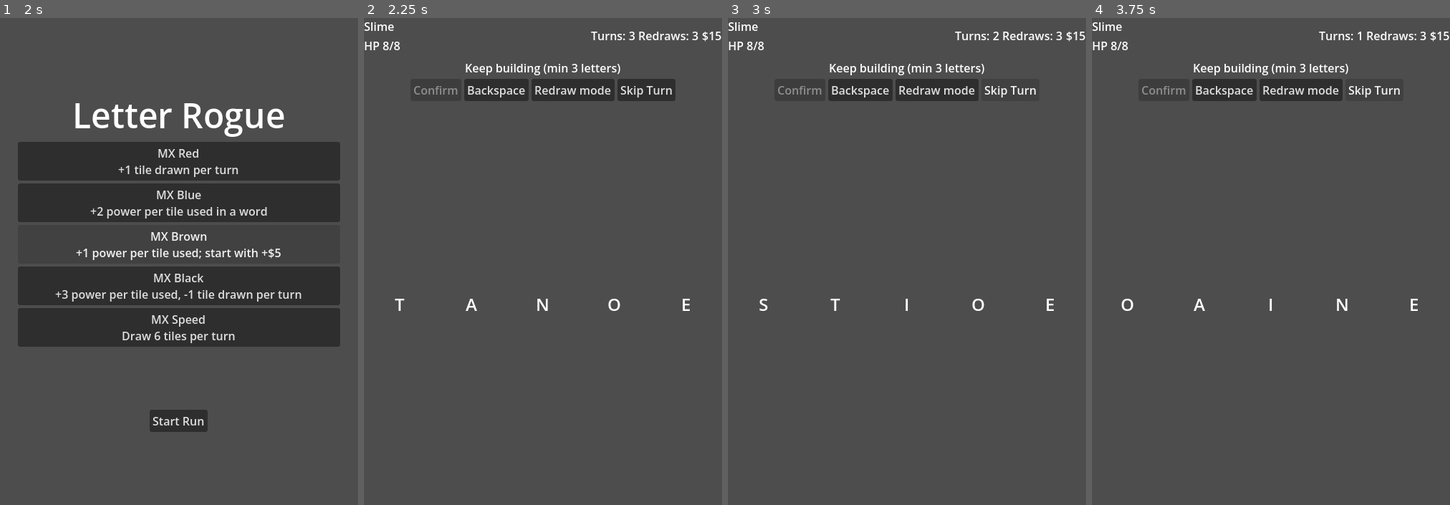
Above: before the commit, frames 1-4 (left to right).
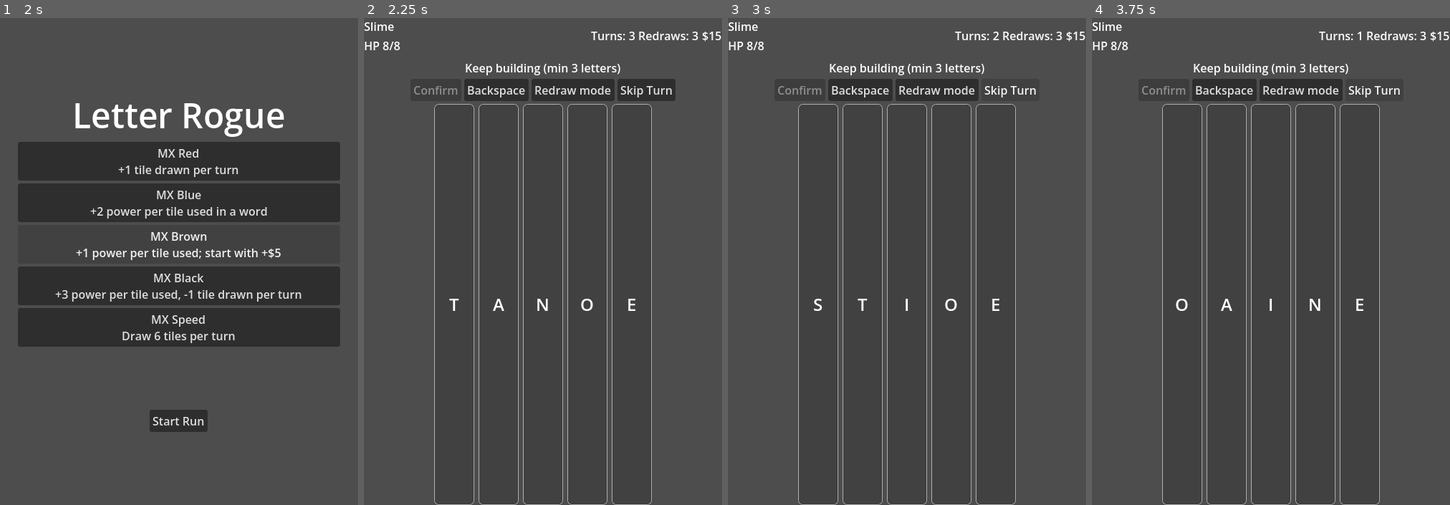
Above: after the commit, the same moments.

Repository: nilocky/letter-rogue
Game: Godot game, scene res://scenes/GameRoot.tscn
Two runs of this game, one before a commit and one after it. Both use one fixed random seed, a clock stepped at 60 frames per second and the inputs below.
Inputs:
- Up to frame 1 (2 s): click "MX Brown +1 power per tile us…" at 0.5 s; click "MX Brown +1 power per tile us…" at 1.25 s
- Up to frame 2 (2.25 s): click "Start Run" at 2 s
- Up to frame 3 (3 s): click "Skip Turn" at 2.75 s
- Up to frame 4 (3.75 s): click "Skip Turn" at 3.5 s

Frame 1 is identical in both runs. In frame 2, 2.1% of the frame differs, in the area x 8-91%, y 17-100%; in frame 3, 2.1%; in frame 4, 2.1%.

Commit message:
combat: compact square tiles, used-tile index badges, click-to-swap word reorder

Diff:
--- a/scenes/CombatScreen.tscn
+++ b/scenes/CombatScreen.tscn
@@ -41,6 +41,7 @@
 [node name="WordStrip" type="HBoxContainer" parent="MarginContainer/VBoxContainer"]
 unique_name_in_owner = true
 alignment = 1
+theme_override_constants/separation = 4
 
 [node name="HintLabel" type="Label" parent="MarginContainer/VBoxContainer"]
 unique_name_in_owner = true
@@ -78,6 +79,7 @@
 
 [node name="HandContainer" type="HBoxContainer" parent="MarginContainer/VBoxContainer"]
 unique_name_in_owner = true
-size_flags_horizontal = 3
+size_flags_horizontal = 4
 size_flags_vertical = 3
 alignment = 1
+theme_override_constants/separation = 6
--- a/scenes/components/KeyCapElement.tscn
+++ b/scenes/components/KeyCapElement.tscn
@@ -1,6 +1,22 @@
-[gd_scene load_steps=2 format=3]
+[gd_scene load_steps=3 format=3]
 
 [ext_resource type="Script" path="res://scripts/components/KeyCapElement.gd" id="1_abcdef"]
+
+[sub_resource type="StyleBoxFlat" id="StyleBoxFlat_frame"]
+content_margin_left = 3.0
+content_margin_top = 3.0
+content_margin_right = 3.0
+content_margin_bottom = 3.0
+bg_color = Color(0, 0, 0, 0.15)
+border_width_left = 1
+border_width_top = 1
+border_width_right = 1
+border_width_bottom = 1
+border_color = Color(1, 1, 1, 0.55)
+corner_radius_top_left = 6
+corner_radius_top_right = 6
+corner_radius_bottom_right = 6
+corner_radius_bottom_left = 6
 
 [node name="KeyCapElement" type="Control"]
 script = ExtResource("1_abcdef")
@@ -14,6 +30,13 @@
 anchor_right = 1.0
 anchor_bottom = 1.0
 color = Color(0.3, 0.3, 0.3, 1)
+mouse_filter = 2
+
+[node name="FramePanel" type="Panel" parent="."]
+anchors_preset = 15
+anchor_right = 1.0
+anchor_bottom = 1.0
+theme_override_styles/panel = SubResource("StyleBoxFlat_frame")
 mouse_filter = 2
 
 [node name="Label" type="Label" parent="."]
@@ -74,3 +97,16 @@
 vertical_alignment = 0
 text = ""
 modulate = Color(1, 0, 0, 1)
+
+[node name="IndexLabel" type="Label" parent="."]
+unique_name_in_owner = true
+mouse_filter = 2
+anchors_preset = 15
+anchor_right = 1.0
+anchor_bottom = 1.0
+offset_top = -12.0
+theme_override_font_sizes/font_size = 9
+horizontal_alignment = 1
+vertical_alignment = 1
+text = ""
+modulate = Color(1, 0.9, 0.5, 1)
--- a/scripts/components/KeyCapElement.gd
+++ b/scripts/components/KeyCapElement.gd
@@ -8,6 +8,7 @@
 @onready var finish_label = %FinishLabel
 @onready var sticker_label = %StickerLabel
 @onready var condition_label = %ConditionLabel
+@onready var index_label = %IndexLabel
 
 var cap_data: Dictionary = {}
 var selected := false
@@ -41,6 +42,19 @@
 	condition_label.text = _modifier_abbr(condition)
 	condition_label.visible = condition != ""
 
+func override_letter(letter: String) -> void:
+	label.text = letter
+
+
+func set_word_index(i: int) -> void:
+	index_label.visible = i > 0
+	index_label.text = str(i) if i > 0 else ""
+
+
+func set_used(used: bool) -> void:
+	modulate = Color(0.5, 0.5, 0.5, 0.75) if used else Color.WHITE
+
+
 func _modifier_abbr(id: String) -> String:
 	match id:
 		"foil": return "FL"
--- a/scripts/screens/CombatScreen.gd
+++ b/scripts/screens/CombatScreen.gd
@@ -20,6 +20,7 @@
 var _pending_redraw: Array = []  # hand indices to swap
 var _redraw_mode: bool = false
 var _wildcard_pending: Dictionary = {}  # {"cap":..., "index": int} awaiting letter
+var _hand_elements: Array = []  # parallel to GameState.hand, tile controls
 
 const KeyCapElementScene := preload("res://scenes/components/KeyCapElement.tscn")
 
@@ -84,13 +85,31 @@
 func _refresh_hand() -> void:
 	for child in hand_container.get_children():
 		child.queue_free()
-	hand_container.queue_redraw()
+	_hand_elements.clear()
 	for i in range(GameState.hand.size()):
 		var el: Control = KeyCapElementScene.instantiate()
+		el.custom_minimum_size = Vector2(56, 56)
 		hand_container.add_child(el)
 		el.setup(GameState.hand[i])
 		el.clicked.connect(_on_hand_clicked.bind(i))
+		_hand_elements.append(el)
 	hand_empty_warning.visible = GameState.hand.is_empty()
+	_refresh_hand_states()
+
+
+func _refresh_hand_states() -> void:
+	for i in range(mini(_hand_elements.size(), GameState.hand.size())):
+		var pos: int = _slot_pos_of_hand(i)
+		var el: Control = _hand_elements[i]
+		el.set_used(pos > 0)
+		el.set_word_index(pos)
+
+
+func _slot_pos_of_hand(idx: int) -> int:
+	for i in range(_slots.size()):
+		if int(_slots[i].get("hand_idx", -1)) == idx:
+			return i + 1
+	return 0
 
 
 func _on_hand_clicked(idx: int) -> void:
@@ -160,11 +179,16 @@
 	for child in word_strip.get_children():
 		child.queue_free()
 	var word := ""
-	for s in _slots:
+	for i in range(_slots.size()):
+		var s: Dictionary = _slots[i]
 		word += str(s["letter"])
-		var lbl := Label.new()
-		lbl.text = str(s["letter"])
-		word_strip.add_child(lbl)
+		var el: Control = KeyCapElementScene.instantiate()
+		el.custom_minimum_size = Vector2(44, 44)
+		word_strip.add_child(el)
+		el.setup(s["cap"])
+		el.override_letter(str(s["letter"]))
+		el.clicked.connect(_on_slot_clicked.bind(i))
+	_refresh_hand_states()
 	var valid: Dictionary = CombatService.validate_word(_slots) if _slots.size() >= 3 else {"ok": false}
 	if valid.get("ok", false):
 		var res: Dictionary = CombatService.calculate_word(_slots)
@@ -173,6 +197,15 @@
 	else:
 		hint_label.text = _reason_text(valid.get("reason", "keep building"))
 		confirm_button.disabled = true
+
+
+func _on_slot_clicked(i: int) -> void:
+	if i >= _slots.size() - 1:
+		return
+	var tmp: Dictionary = _slots[i]
+	_slots[i] = _slots[i + 1]
+	_slots[i + 1] = tmp
+	_refresh_word()
 
 
 func _reason_text(reason: String) -> String:
--- a/scripts/screens/ShopScreen.gd
+++ b/scripts/screens/ShopScreen.gd
@@ -51,7 +51,7 @@
 func _make_tile(handler: Callable, price: int) -> Control:
 	var elem: Control = KeyCapScene.instantiate()
 	elem.size_flags_horizontal = Control.SIZE_EXPAND_FILL
-	elem.custom_minimum_size = Vector2(64, 48)
+	elem.custom_minimum_size = Vector2(56, 56)
 	var price_label := Label.new()
 	price_label.text = "$%d" % price
 	price_label.horizontal_alignment = HORIZONTAL_ALIGNMENT_CENTER
